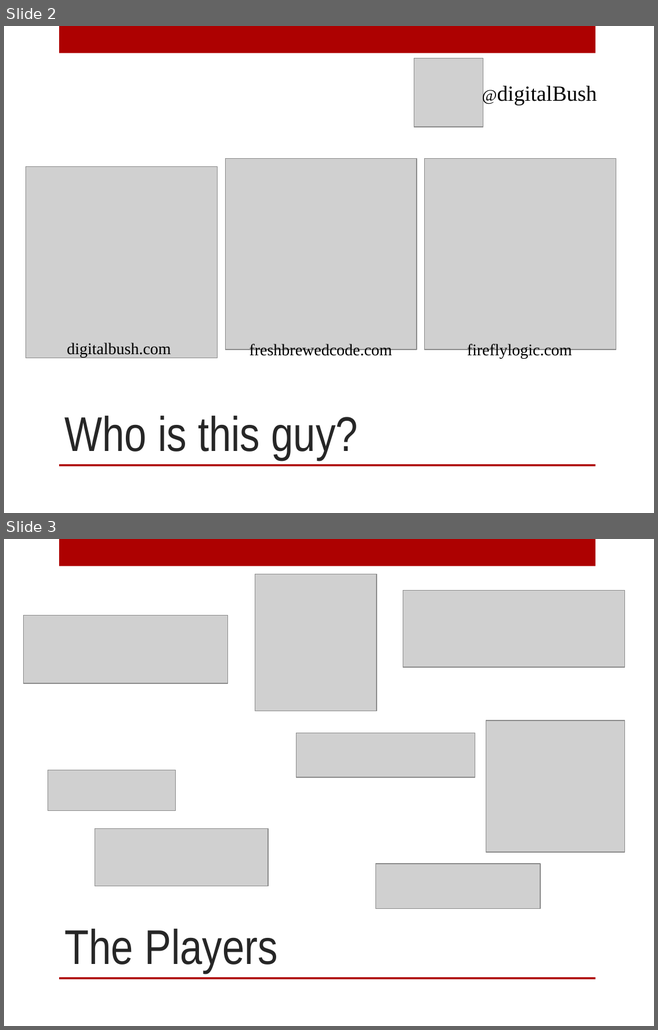
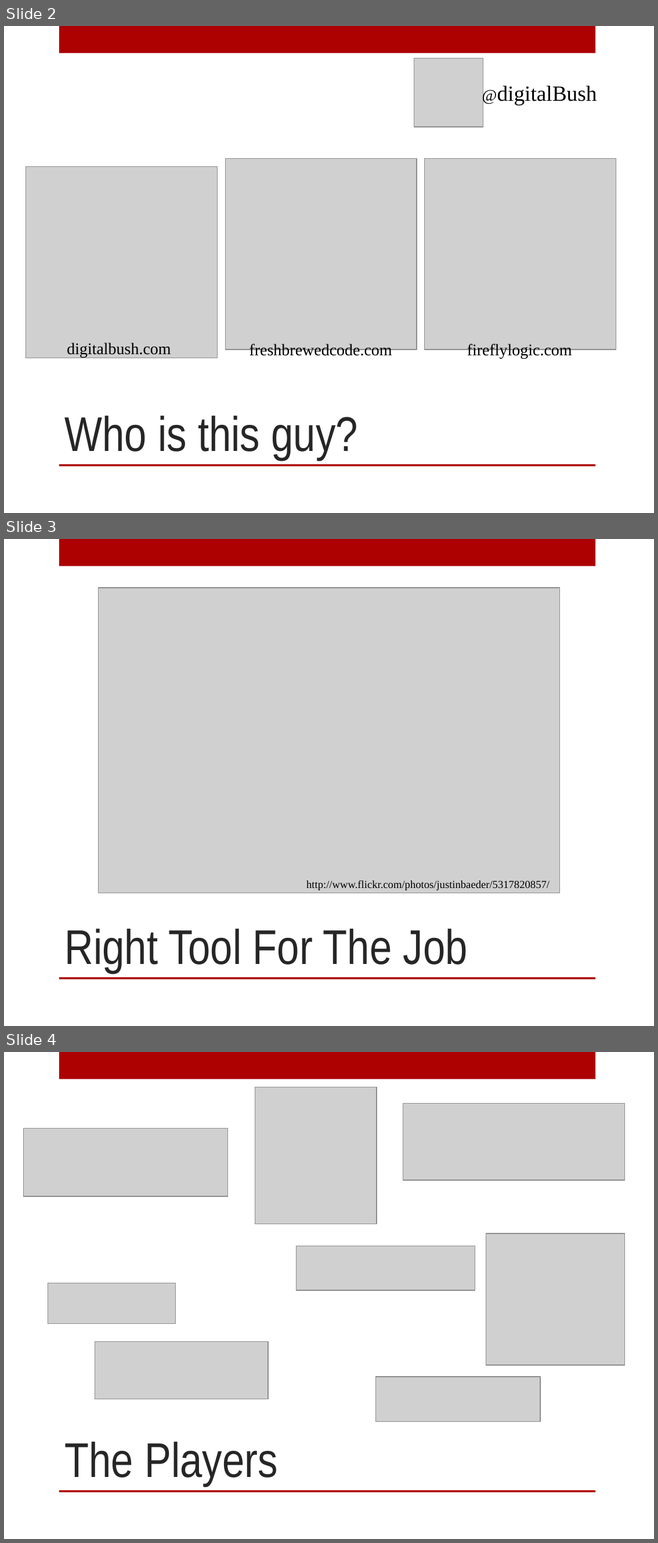
Before and after one commit to digitalBush/nosql-smackdown-talk, a slide deck: nosql-smackdown.pptx. Shown one above the other, each under a label of ours: slides 2 and 3 before the commit, slides 2, 3 and 4 after it. The pictures are 658x1030 and 658x1543 pixels, drawn with LibreOffice and Linux fonts; fonts in the diff are those of the drawing; grey boxes stand for pictures. Boxes give left, top, right and bottom in pixels: in the first picture for what was removed or moved away, otherwise in the second. Text is boxed around its words. In the diff, an @@ line names an element or a change of style, - is before the commit and + after.

```diff
--- a/nosql-smackdown.pptx
+++ b/nosql-smackdown.pptx
@@ slide 3 added at (x1=4, y1=539, x2=654, y2=1026), background #FFFFFF; not listed: 2 template elements that a slide beside it also shows @@
@@ picture added at (x1=98, y1=588, x2=560, y2=893) @@
@@ text added at (x1=306, y1=881, x2=549, y2=890), 12 pt, text #000000 @@
+http://www.flickr.com/photos/justinbaeder/5317820857/
@@ title added at (x1=65, y1=929, x2=467, y2=973), 54 pt, text #262626 @@
+Right Tool For The Job
@@ what was slide 3 is now slide 4 @@
```
Also in this commit, not shown: 5 other slides added.
